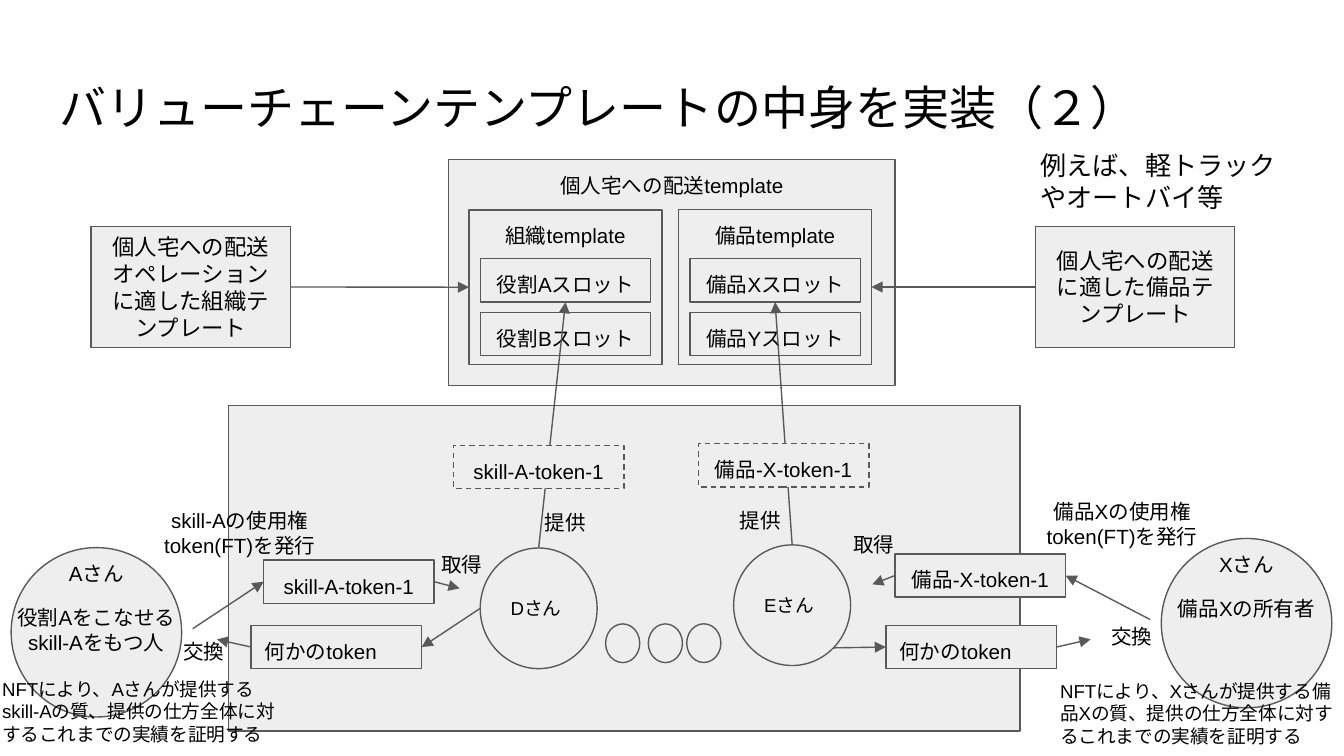
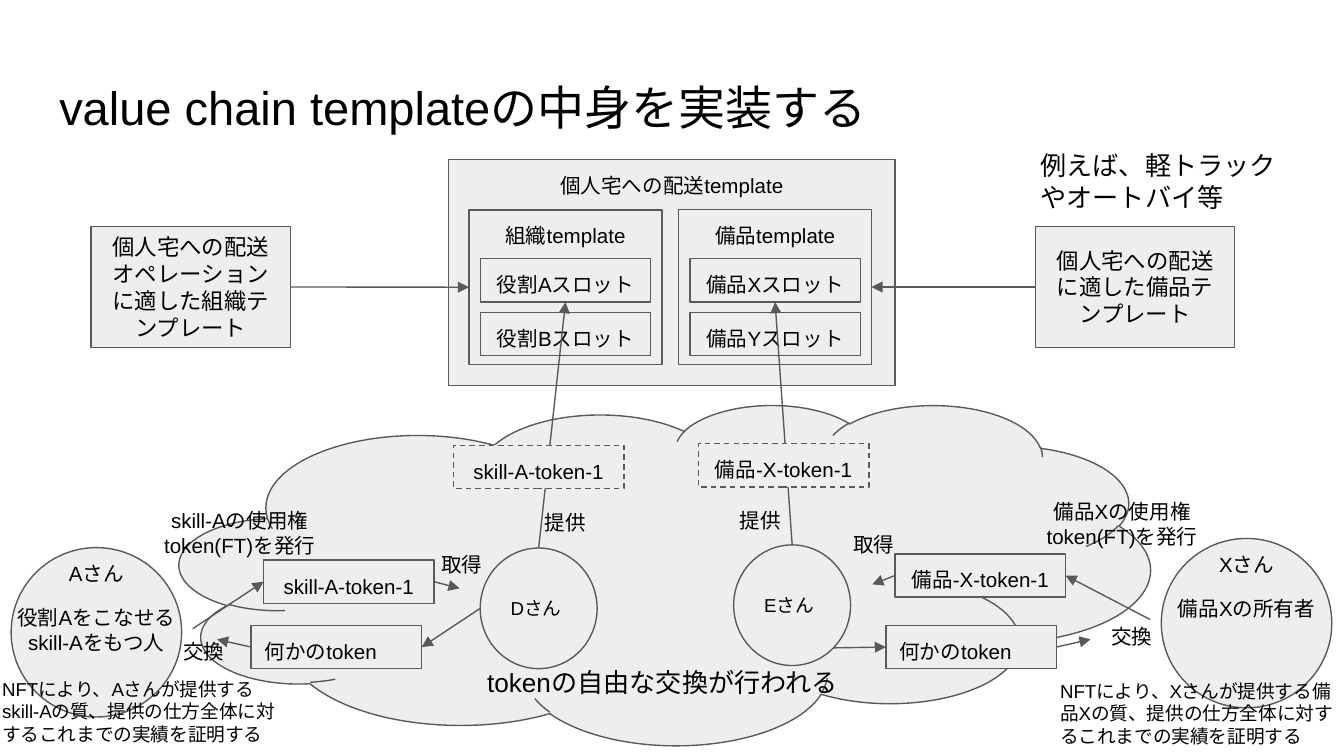
Before and after one commit to urashin/self-organized-value-chain, a slide deck: slide 12 of docs/base-idea/self-organizing-value-chain.pptx (slide 8 before the commit). Drawn at 1344x756 pixels with LibreOffice and Linux fonts; fonts in the diff are those of the drawing. Boxes give left, top, right and bottom in pixels: in the first picture for what was removed or moved away, otherwise in the second. Text is boxed around its words. In the diff, an @@ line names an element or a change of style, - is before the commit and + after.

```diff
--- a/docs/base-idea/self-organizing-value-chain.pptx
+++ b/docs/base-idea/self-organizing-value-chain.pptx
@@ title at [59,88,867,134]: text changed @@
-バリューチェーンテンプレートの中身を実装（２）
+value chain templateの中身を実装する
@@ cloud added at [180,405,1150,745], fill #EEEEEE, outline #595959 0.75 pt @@
@@ rectangle removed at [228,406,1020,731] @@
@@ ellipse removed at [606,624,640,663] @@
@@ ellipse removed at [648,624,681,663] @@
@@ ellipse removed at [687,624,720,663] @@
@@ text added at [487,671,838,698], 14 pt, text #000000 @@
+tokenの自由な交換が行われる
```
Also in this commit, not shown: 4 other slides changed, 6 slides added, 1 other file.
